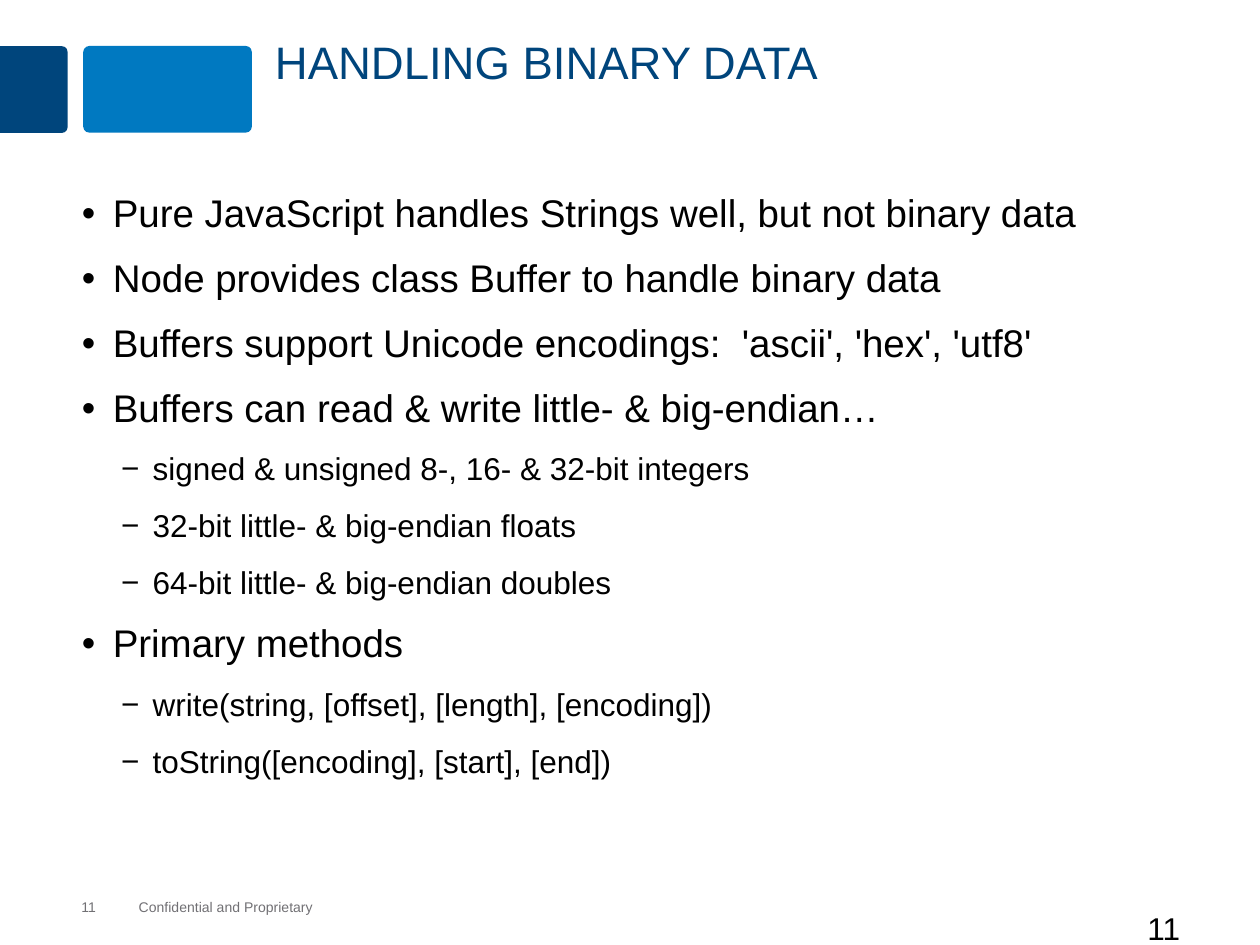
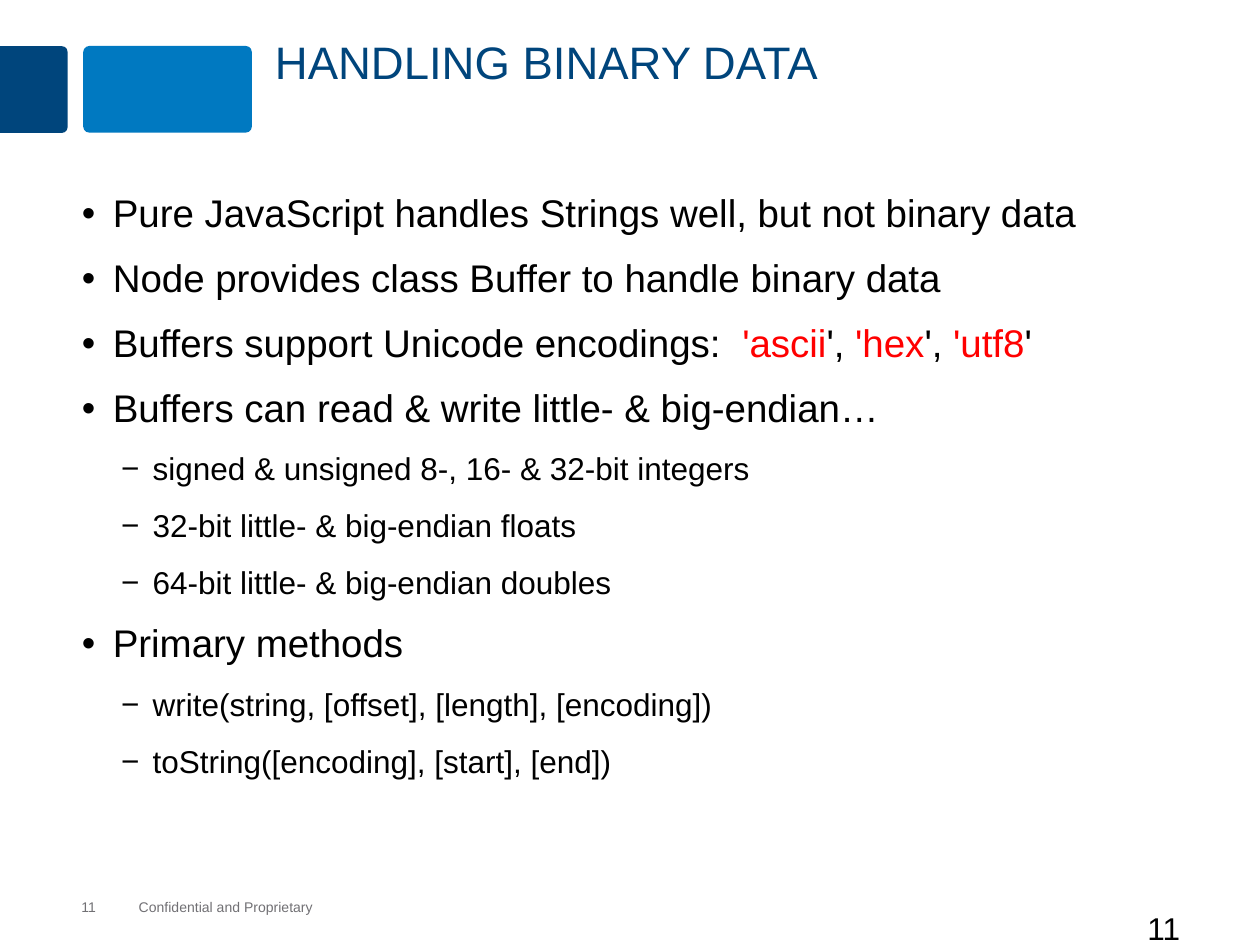
Before and after one commit to MaxMillington/nodePractice, a slide deck: slide 11 of node/lesson-51-working-with-streams-and-buffers/working-with-streams-and-buffers.pptx. Drawn at 1260x945 pixels with LibreOffice and Linux fonts; fonts in the diff are those of the drawing; background and template pictures are left out. Boxes give left, top, right and bottom in pixels: in the first picture for what was removed or moved away, otherwise in the second. Text is boxed around its words. In the diff, an @@ line names an element or a change of style, - is before the commit and + after.

```diff
--- a/node/lesson-51-working-with-streams-and-buffers/working-with-streams-and-buffers.pptx
+++ b/node/lesson-51-working-with-streams-and-buffers/working-with-streams-and-buffers.pptx
@@ text at (113, 329, 1032, 365): text colour #000000 to #FF0000 in "'ascii', 'hex', 'utf8'" @@
```
Also in this commit, not shown: 4 other slides changed, 1 other file.
